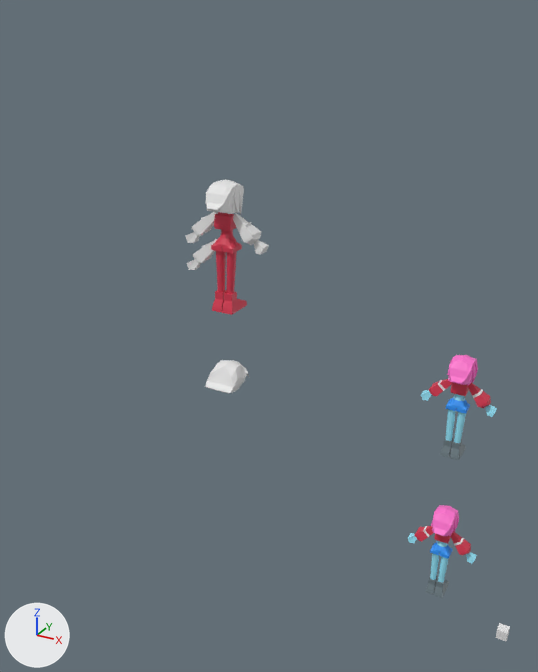
Before and after pictures for a commit that changed the Blender file random/veg-v2.blend.
Before and after are seen from a camera (50 mm lens) standing at (12.9, -116.1, 109.1) and looking at (-49.9, -2.0, 52.0). Lighting does not change. The marker at lower left points along +X, +Y and +Z. The older version comes first.

The scene before the commit, as lines of its bpy script (objects in view):
```python
ob_cube_001 = bpy.data.objects.new('Cube.001', me_cube_001)
ob_cube_001.location = (-12.1, -5.5, 9.9)
ob_cube_001.rotation_euler = (0.0, 0.00997, 0.0)  # degrees (0, 0.6, 0)
ob_cube_001.scale = (1.19, 1.19, 1.19)
ob_cube_003 = bpy.data.objects.new('Cube.003', me_cube_004)
ob_cube_003.location = (-64.4, -1.3, 65.9)
ob_cube_003.rotation_euler = (0.0, 0.785, 0.0)  # degrees (0, 45, 0)
ob_cube_003.scale = (2.67, 2.67, 2.67)
ob_cube_007 = bpy.data.objects.new('Cube.007', me_cube_107)
ob_cube_007.location = (-59.4, -1.1, 41.3)
ob_cube_008 = bpy.data.objects.new('Cube.008', me_cube_006)
ob_cube_008.location = (-59.4, -7.1, 73.3)
ob_cube_008.scale = (1.65, 1.65, 1.65)
ob_cube_009 = bpy.data.objects.new('Cube.009', me_cube_008)
ob_cube_009.location = (-64.4, -1.3, 71.3)
ob_cube_009.rotation_euler = (0.0, 0.785, 0.0)  # degrees (0, 45, 0)
ob_cube_009.scale = (2.67, 2.67, 2.67)
ob_plane_001 = bpy.data.objects.new('Plane.001', me_plane_002)
ob_plane_001.location = (-59.4, -1.1, 79.3)
ob_plane_001.scale = (2.33, 2.33, 2.33)
# also in view: 'Cube.004' at (-12.0, -6.4, 48.8)
```
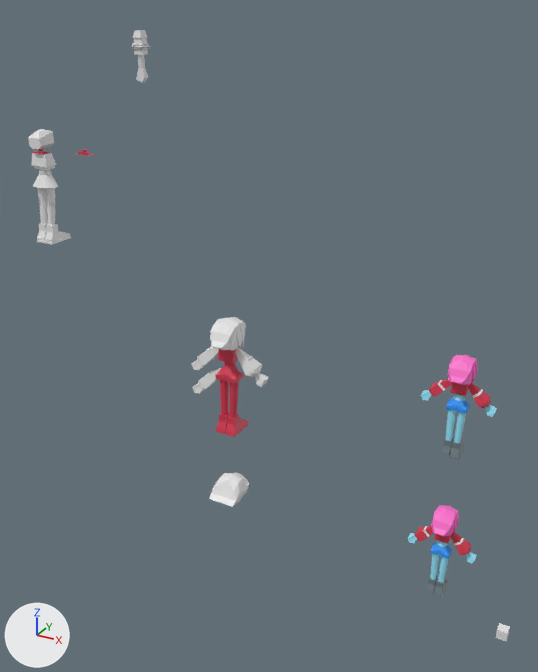
Where the newer file only moved an object's origin or applied its transform, the numbers keep the older frame.

What changed in the scene script:
```text
Change me_cube_006:
    used by ob_cube_008; location = (-59.4, -7.1, 73.3); scale = (1.65, 1.65, 1.65)
    remove me_cube_006.from_pydata(...)  # 689 vertices, 609 faces; spans x -1.43..1.43, y 2.11..5.57, z -10.8..1.13
    add me_cube_006.from_pydata(...)  # 689 vertices, 609 faces; spans x -1.42..1.44, y -1.42..2.03, z -5.21..6.72
    me_cube_006 part 1: the whole mesh is moved by (0.01, -3.53, 5.59)
Change me_cube_008:
    used by ob_cube_009; location = (-64.4, -1.3, 71.3); rotation_euler = (0.0, 0.785, 0.0), in degrees (0, 45, 0); scale = (2.67, 2.67, 2.67)
    remove me_cube_008.from_pydata(...)  # 100 vertices, 92 faces; spans x -0.47..4.33, y -0.61..0.61, z -1.68..3.12
    add me_cube_008.from_pydata(...)  # 100 vertices, 92 faces; spans x -1.84..2.95, y -0.61..0.61, z -2.95..1.84
    me_cube_008 part 2: the whole mesh is moved by (-1.37, 0.0, -1.27)
Change me_plane_002:
    used by ob_plane_001; location = (-59.4, -1.1, 79.3); scale = (2.33, 2.33, 2.33)
    remove me_plane_002.from_pydata(...)  # 249 vertices, 246 faces; spans x -1.31..1.31, y -2.09..1.11, z -2.35..0.57
    add me_plane_002.from_pydata(...)  # 249 vertices, 246 faces; spans x -1.32..1.31, y -1.9..1.3, z -1.68..1.23
    me_plane_002 part 3: the whole mesh is moved by (0.0, 0.18, 0.66)
Add me_cube_013:
    me_cube_013.from_pydata(...)  # 150 vertices, 119 faces; spans x -1.32..1.35, y -1.25..1.25, z -5.15..3.65
Add me_cube_011:
    me_cube_011.from_pydata(...)  # 60 vertices, 62 faces; spans x -1.0..1.0, y -1.3..1.33, z -1.17..1.23
Add me_cube_012:
    me_cube_012.from_pydata(...)  # 1075 vertices, 1054 faces; spans x -3.0..3.0, y -2.4..3.5, z -18.8..0.9
    # faces by material slot: [849, 205]
    me_cube_012.materials.append(mat_veg_red)  # red #d93851
Add me_cube_015:
    me_cube_015.from_pydata(...)  # 175 vertices, 154 faces; spans x -0.62..1.52, y -0.64..0.59, z 6.86..7.4
    me_cube_015.materials.append(mat_veg_red)  # red #d93851
Change ob_cube_003:
    ob_cube_003.location: (-64.4, -1.3, 65.9) -> (-64.6, -1.3, 38.6)
Change ob_cube_008:
    ob_cube_008.location: (-59.4, -7.1, 73.3) -> (-59.4, -1.3, 37.0)
Change ob_cube_009:
    ob_cube_009.location: (-64.4, -1.3, 71.3) -> (-59.4, -1.3, 44.0)
Change ob_plane_001:
    ob_plane_001.location: (-59.4, -1.1, 79.3) -> (-59.4, -1.5, 50.7)
Change ob_cube_007:
    ob_cube_007.location: (-59.4, -1.1, 41.3) -> (-59.4, -2.1, 14.2)
Add ob_cube_014:
    ob_cube_014 = bpy.data.objects.new('Cube.014', me_cube_013)
    ob_cube_014.location = (-76.7, -1.1, 101.8)
Add ob_face:
    ob_face = bpy.data.objects.new('face', me_cube_011)
    ob_face.location = (-103.9, -1.0, 84.4)
    ob_face.scale = (1.59, 1.59, 1.59)
Add ob_body:
    ob_body = bpy.data.objects.new('body', me_cube_012)
    ob_body.location = (-103.9, -1.3, 81.8)
Add ob_cube_012:
    ob_cube_012 = bpy.data.objects.new('Cube.012', me_cube_015)
    ob_cube_012.location = (-92.8, -1.3, 71.2)
    ob_cube_012.scale = (1.65, 1.65, 1.65)
```

What differs and where, as boxes [x1, y1, x2, y2] in the pictures (538 x 672 px):
'Cube.008', moved: before [211, 212, 247, 315]; after [215, 348, 248, 437]
'Plane.001', moved: before [205, 179, 244, 215]; after [210, 317, 246, 351]
'Cube.007', moved: before [205, 360, 249, 393]; after [210, 472, 250, 507]
'Cube.009', moved: before [186, 212, 269, 255]; after [191, 347, 269, 387]
'body', added: after [31, 149, 71, 245]
'Cube.003', moved: before [187, 239, 217, 270]; after [192, 368, 221, 394]
'Cube.014', added: after [131, 30, 151, 83]
'face', added: after [28, 129, 54, 149]
'Cube.012', added: after [78, 149, 94, 156]
